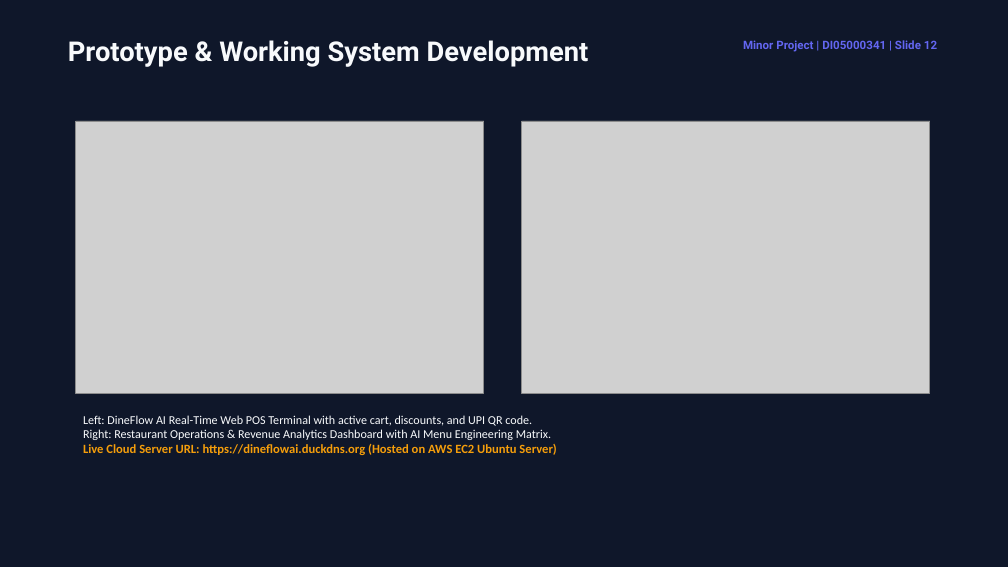
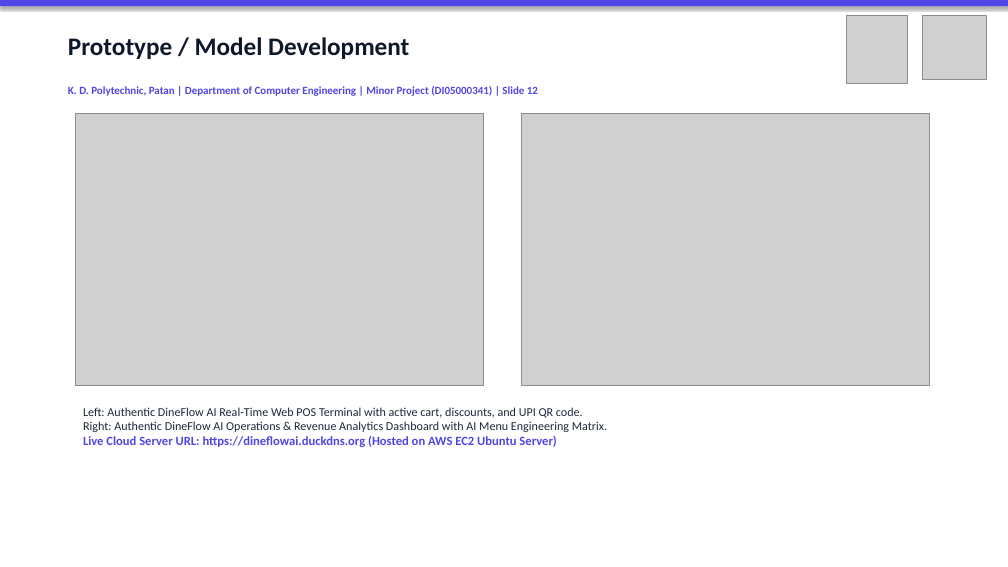
Before and after one commit to Shubh-Patel-07/DineFlow-AI, a slide deck: slide 12 of docs/DineFlow_AI_GTU_Minor_Project_Presentation.pptx. Drawn at 1008x567 pixels with LibreOffice and Linux fonts; fonts in the diff are those of the drawing; grey boxes stand for pictures. Boxes give left, top, right and bottom in pixels: in the first picture for what was removed or moved away, otherwise in the second. Text is boxed around its words. In the diff, an @@ line names an element or a change of style, - is before the commit and + after.

Commit message:
docs(gtu): embed official GTU and KDP Patan logos, light academic theme presentation, and exact chapter page breaks

```diff
--- a/docs/DineFlow_AI_GTU_Minor_Project_Presentation.pptx
+++ b/docs/DineFlow_AI_GTU_Minor_Project_Presentation.pptx
@@ rectangle at [0,0,1008,567]: fill #0F172A to #FFFFFF @@
@@ rectangle added at [0,0,1008,6], fill #4F46E5 @@
@@ picture added at [847,15,907,83] @@
@@ picture added at [923,15,987,79] @@
@@ text at [68,37,409,59]: text changed; size 26 to 24 pt; font Roboto to Calibri; text colour #F8FAFC to #0F172A @@
-Prototype & Working System Development
+Prototype / Model Development
@@ text removed at [743,40,937,52] @@
-Minor Project | DI05000341 | Slide 12
@@ text added at [68,86,538,96], 10.5 pt, text #4F46E5, bold @@
+K. D. Polytechnic, Patan | Department of Computer Engineering | Minor Project (DI05000341) | Slide 12
@@ picture: place and size @@
-picture at [76,121,484,393]
+picture at [76,113,484,386]
@@ picture: place and size @@
-picture at [522,121,930,393]
+picture at [522,113,930,386]
@@ text "Left: Authentic DineFlow AI Real-Time ...": place and size @@
-text "Left: Authentic DineFlow AI Real-Time ..." at [83,415,556,455]
+text "Left: Authentic DineFlow AI Real-Time ..." at [83,407,607,447]
@@ text at [83,407,607,432]: text changed; text colour #F8FAFC to #1E293B @@
-Left: DineFlow AI Real-Time Web POS Terminal with active cart, discounts, and UPI QR code.
-Right: Restaurant Operations & Revenue Analytics Dashboard with AI Menu Engineering Matrix.
+Left: Authentic DineFlow AI Real-Time Web POS Terminal with active cart, discounts, and UPI QR code.
+Right: Authentic DineFlow AI Operations & Revenue Analytics Dashboard with AI Menu Engineering Matrix.
@@ text at [83,436,556,447]: text colour #F59E0B to #4F46E5 in "Live Cloud Server URL: https://dineflowai.duckdns.org (Hoste ..." @@
```
Also in this commit, not shown: 16 other slides changed, 5 other files.
